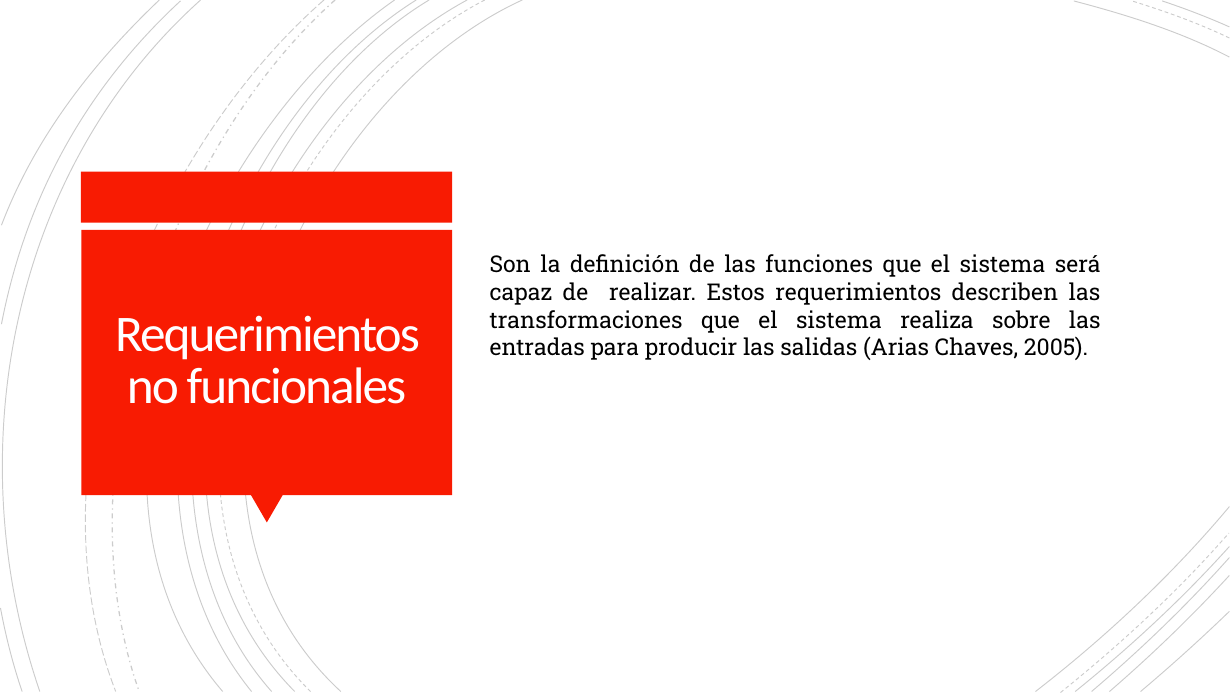
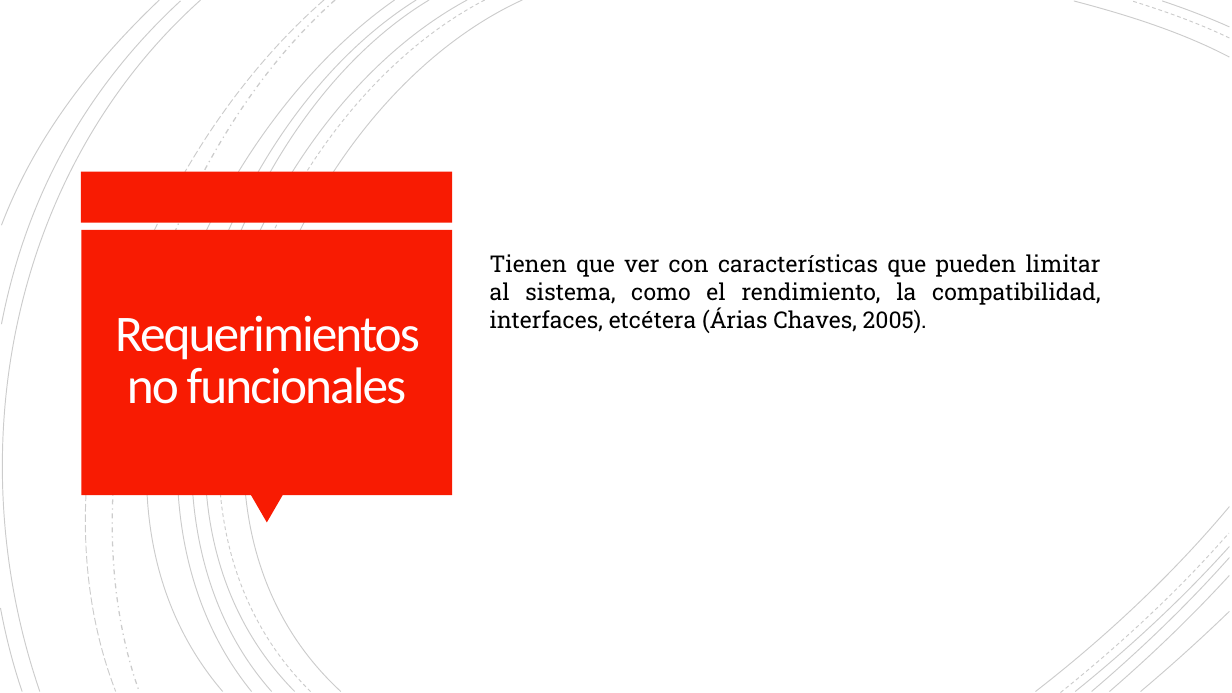
Before and after one commit to Dillan444/PROYECTO_SENA, a slide deck: slide 36 of PLANTEAMIENTO_DEL_PROBLEMA.pptx. Drawn at 1232x693 pixels with LibreOffice and Linux fonts; fonts in the diff are those of the drawing. Boxes give left, top, right and bottom in pixels: in the first picture for what was removed or moved away, otherwise in the second. Text is boxed around its words. In the diff, an @@ line names an element or a change of style, - is before the commit and + after.

Commit message:
Docs: bibliográficas v9
Se corrigió la descripción de los requerimientos no funcionales y se agregaron las bibliográficas.

```diff
--- a/PLANTEAMIENTO_DEL_PROBLEMA.pptx
+++ b/PLANTEAMIENTO_DEL_PROBLEMA.pptx
@@ text at (490,254,1101,333): text changed @@
-Son la definición de las funciones que el sistema será capaz de realizar. Estos requerimientos describen las transformaciones que el sistema realiza sobre las entradas para producir las salidas (Arias Chaves, 2005).
+Tienen que ver con características que pueden limitar al sistema, como el rendimiento, la compatibilidad, interfaces, etcétera (Árias Chaves, 2005).
```
Also in this commit, not shown: 1 other slide changed, 1 slide added, 1 slide removed, 2 other files.
